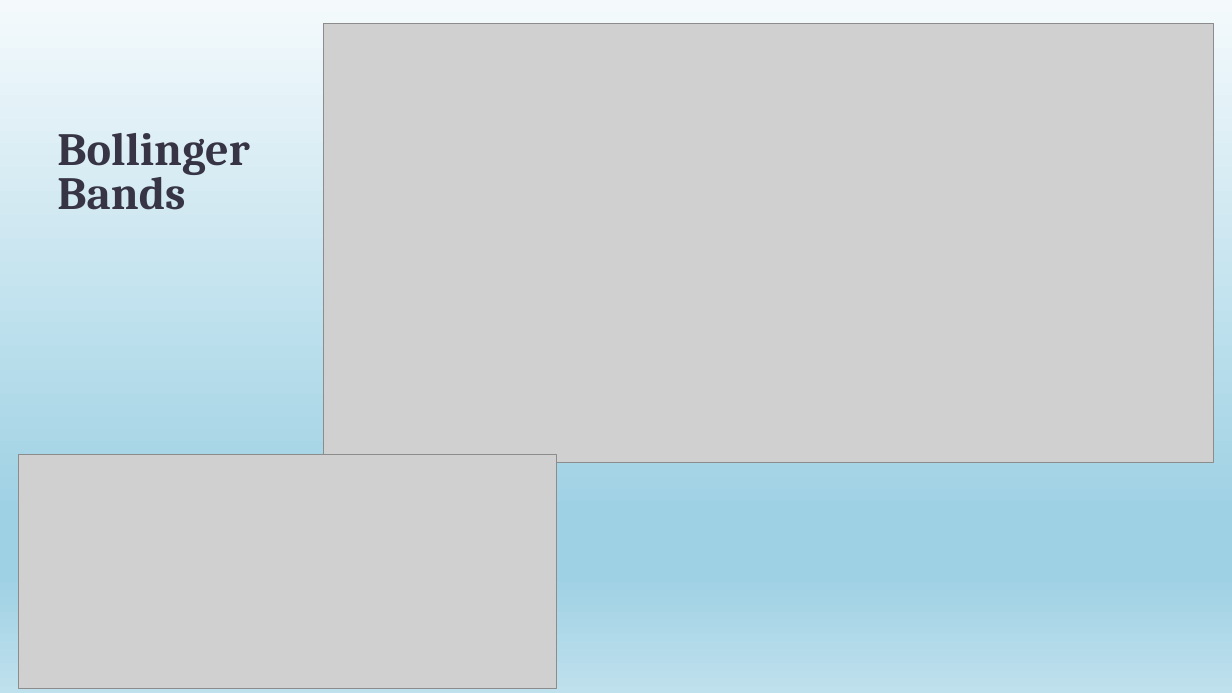
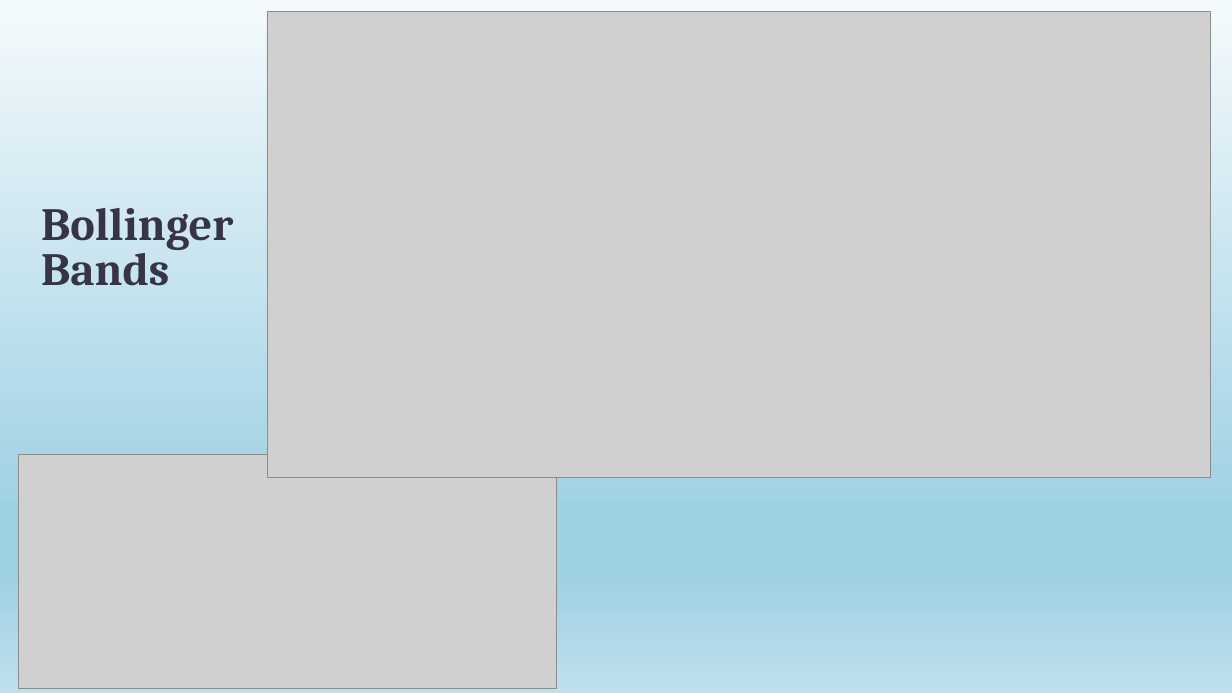
Before and after one commit to JaySiu/Investment-Information-Feed-System, a slide deck: slide 6 of doc/Project Idea Introdution.pptx. Drawn at 1232x693 pixels with LibreOffice and Linux fonts; fonts in the diff are those of the drawing; grey boxes stand for pictures. Boxes give left, top, right and bottom in pixels: in the first picture for what was removed or moved away, otherwise in the second. Text is boxed around its words. In the diff, an @@ line names an element or a change of style, - is before the commit and + after.

```diff
--- a/doc/Project Idea Introdution.pptx
+++ b/doc/Project Idea Introdution.pptx
@@ picture: place and size @@
-picture at (323,23,1214,462)
+picture at (267,12,1211,478)
@@ title "Bollinger Bands": place and size @@
-title "Bollinger Bands" at (57,133,249,210)
+title "Bollinger Bands" at (41,208,233,286)
```
Also in this commit, not shown: 2 other slides changed, 1 slide added, 15 other files.
